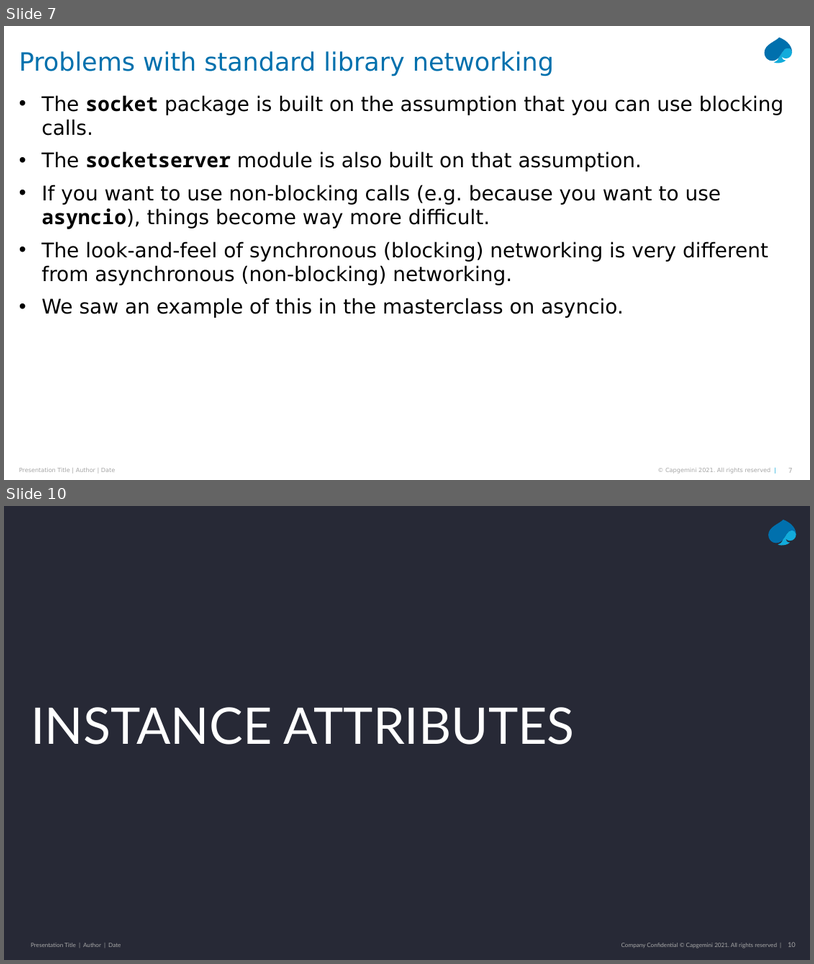
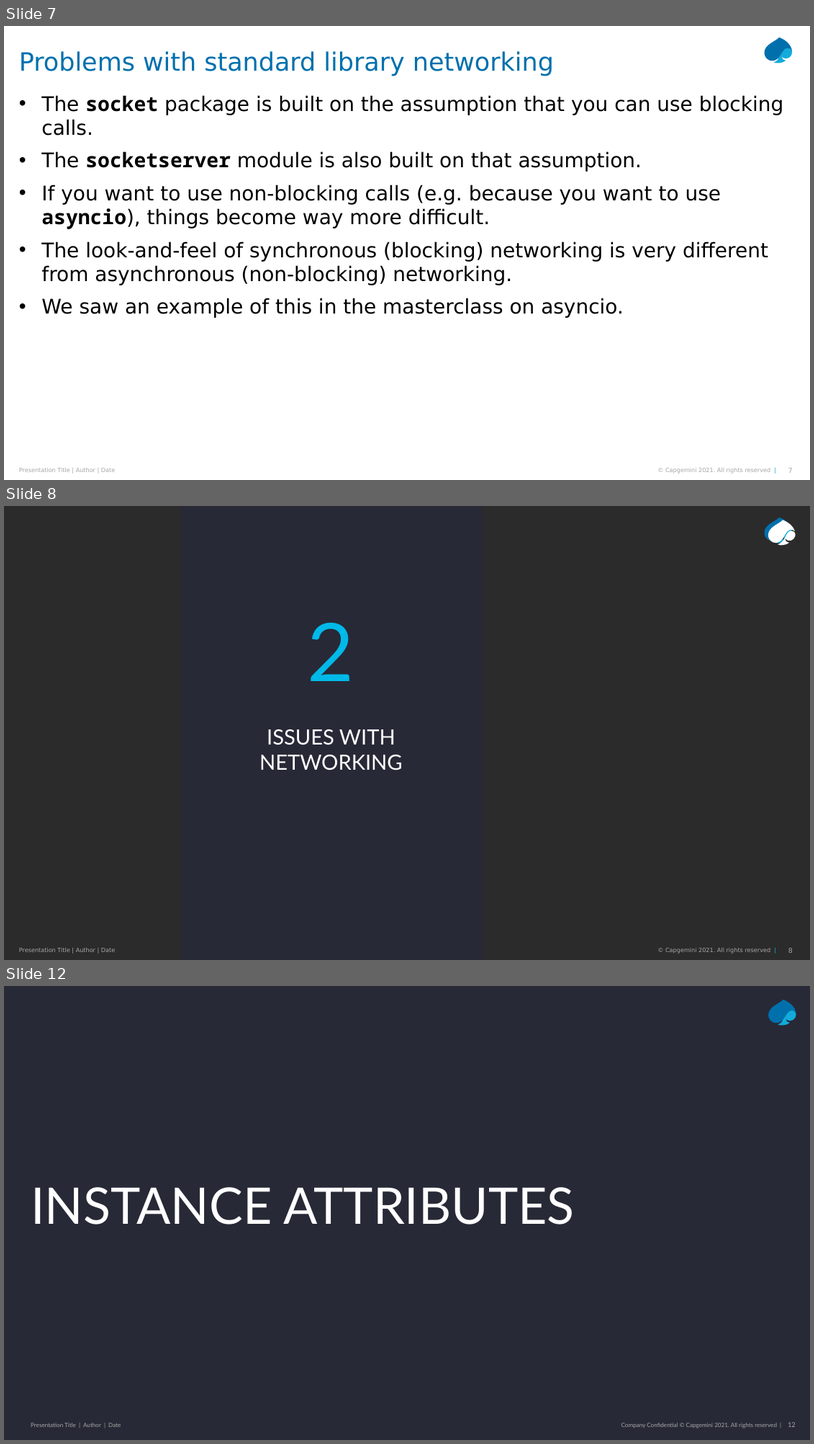
Before and after one commit to Python-Masterclass/Networking, a slide deck: Masterclass-7-Networking.pptx. Shown one above the other, each under a label of ours: slides 7 and 10 before the commit, slides 7, 8 and 12 after it; the slides between them are not shown. The pictures are 814x964 and 814x1444 pixels, drawn with LibreOffice and Linux fonts; fonts in the diff are those of the drawing; background and template pictures are left out; a plain dark background stands for a picture behind light text. Boxes give left, top, right and bottom in pixels: in the first picture for what was removed or moved away, otherwise in the second. Text is boxed around its words. In the diff, an @@ line names an element or a change of style, - is before the commit and + after.

```diff
--- a/Masterclass-7-Networking.pptx
+++ b/Masterclass-7-Networking.pptx
@@ slide 8 added at <box>4,506,810,960</box>, background picture (left out); not listed: 5 template elements that a slide beside it also shows @@
@@ rectangle added at <box>181,506,483,960</box>, fill #272936 @@
@@ freeform shape added at <box>769,520,795,543</box>, fill #FFFFFF @@
@@ freeform shape added at <box>778,530,796,546</box>, fill #FFFFFF @@
@@ text added at <box>308,623,355,681</box>, 96 pt, text #00B9E8 @@
+2
@@ title added at <box>260,729,403,770</box>, 25 pt, text #FFFFFF @@
+ISSUES WITH NETWORKING
@@ what was slide 10 is now slide 12 @@
```
Also in this commit, not shown: 2 slides changed, 1 other slide added, 9 other files.
